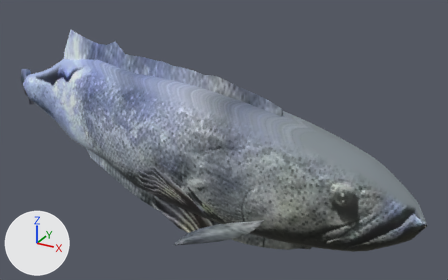
Before and after pictures for a commit that changed the glTF model public/aqua/models/fish/fry_goliath_grouper.glb.
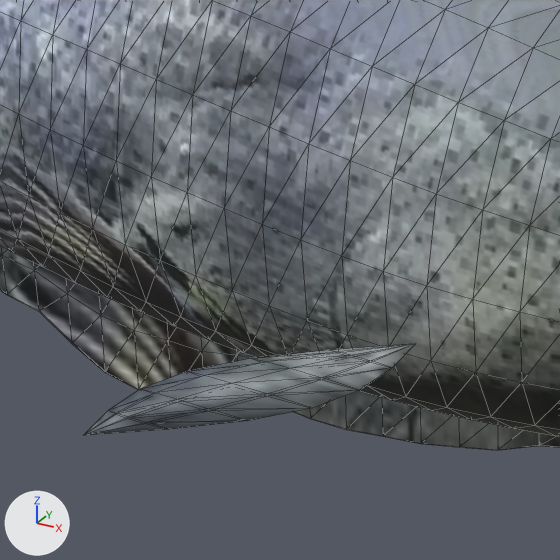
There are two pictures of each version: one whole from a camera (50 mm lens) standing at (6917.254, -2.087, 32.876) and looking at (6916.066, 0.073, 31.795), one close up on the part from 33% to 68% of the width and 45% to 100% of the height. The axes (+X, +Y, +Z) are drawn at lower left. The lights are the same throughout. The last two pictures show the newer version. The close-ups show mesh edges as thin lines. Vertices at exactly the same position are counted once.

Objects in the first close-up: 'fry_goliath_grouper'.
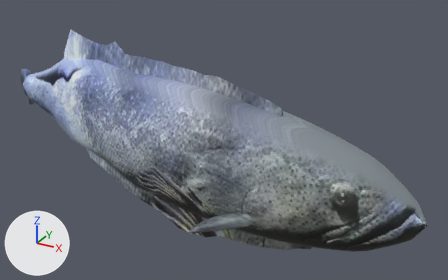
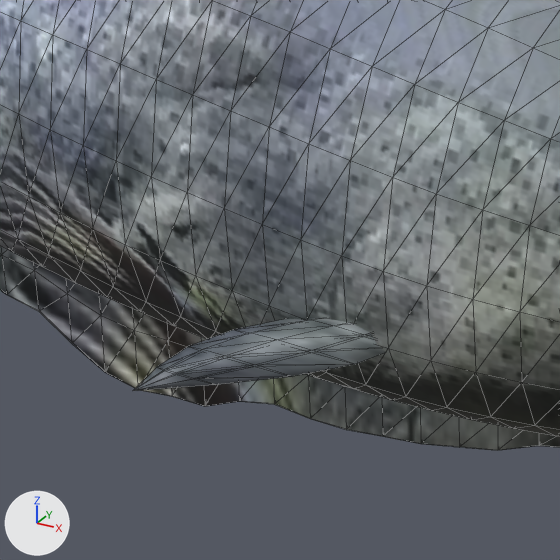
Changed parts and their boxes (x1, y1, x2, y2) in the close-ups (560 x 560 px; the box of a moved part takes in the faces that stretch with it):
```json
{"part": 1, "of": "me_fry_goliath_grouper", "change": "moved or reshaped", "before": [84, 344, 415, 435], "after": [133, 318, 386, 391]}
```

Edits to the scene script, one JSON object a line:
```json
{"block": "me_fry_goliath_grouper", "where": "# used by ob_fry_goliath_grouper; location = (0.0, 0.0, 0.0)"}
{"op": "remove", "block": "me_fry_goliath_grouper", "code": "me_fry_goliath_grouper.from_pydata(...)  # 1022 vertices, 1910 faces; spans x 6914.96..6916.96, y -0.42..0.42, z 31.32..32.21"}
{"op": "add", "block": "me_fry_goliath_grouper", "code": "me_fry_goliath_grouper.from_pydata(...)  # 1022 vertices, 1910 faces; spans x 6914.96..6916.96, y -0.32..0.32, z 31.32..32.21"}
{"block": "me_fry_goliath_grouper", "change": "me_fry_goliath_grouper part 1: the loose piece of 42 vertices spanning x 6916.12..6916.4, y -0.42..-0.22, z 31.56..31.65 is moved by (0.0, 0.1, 0.0)"}
{"block": "me_fry_goliath_grouper", "change": "other edits to the shape of me_fry_goliath_grouper do not show in these pictures"}
```
